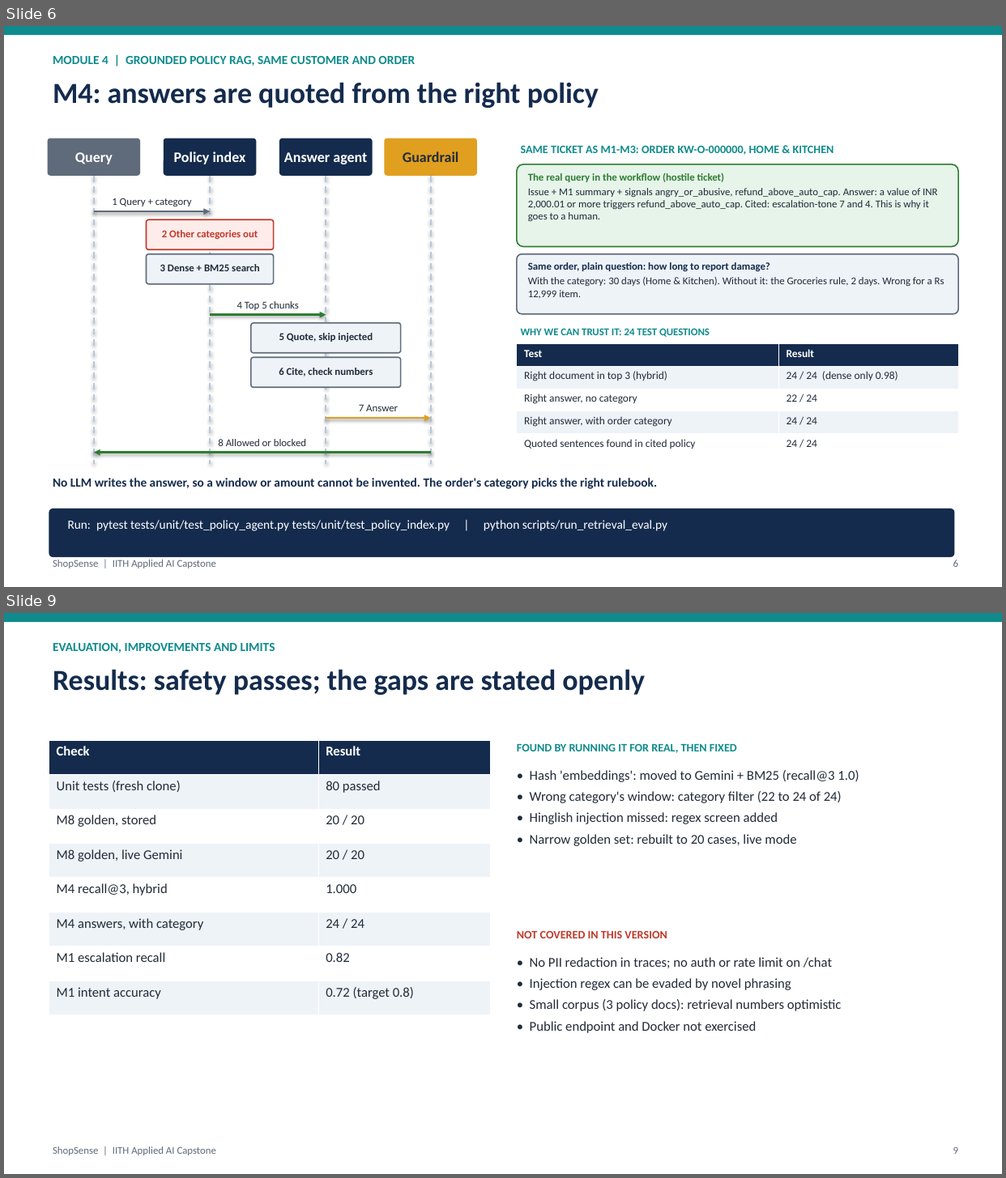
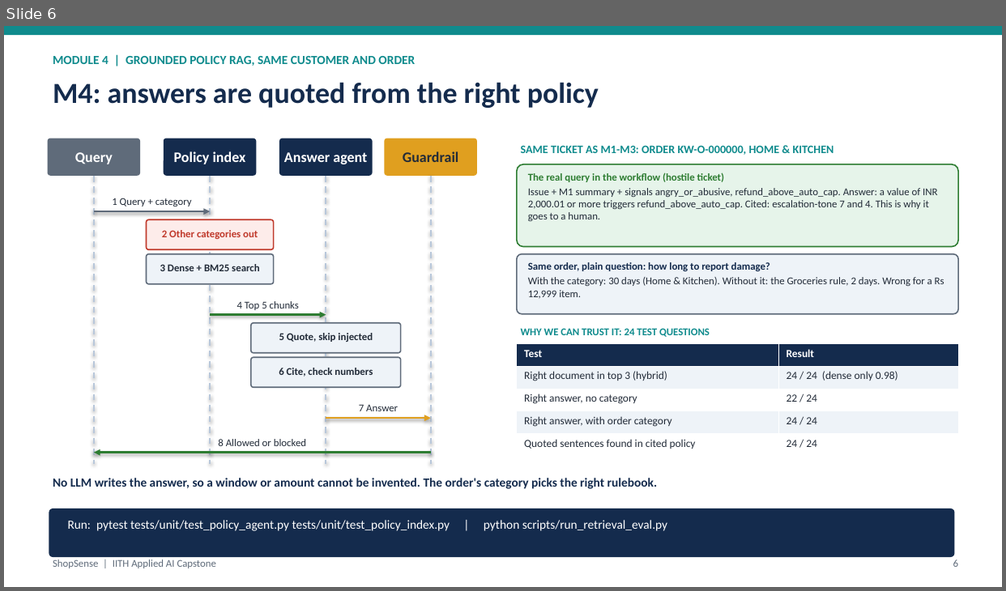
Before and after one commit to abhraj786/iith-ai-capstone-shopsense, a slide deck: docs/deck/iith-ai-capstone-shopsense.pptx. Shown one above the other, each under a label of ours: slides 6 and 9 before the commit, slide 6 after it; the slides between them are not shown. The pictures are 1006x1178 and 1006x591 pixels, drawn with LibreOffice and Linux fonts; fonts in the diff are those of the drawing. Boxes give left, top, right and bottom in pixels: in the first picture for what was removed or moved away, otherwise in the second. Text is boxed around its words. In the diff, an @@ line names an element or a change of style, - is before the commit and + after.

Commit message:
Deck: dedicated M6 slide, merge results and demo; document CAPSTONE_TOOL_TRANSPORT

```diff
--- a/docs/deck/iith-ai-capstone-shopsense.pptx
+++ b/docs/deck/iith-ai-capstone-shopsense.pptx
@@ slide 9 removed at box(4, 613, 1002, 1174), background #FFFFFF @@
@@ rectangle removed at box(4, 613, 1002, 622) @@
@@ text removed at box(53, 643, 275, 653) @@
-EVALUATION, IMPROVEMENTS AND LIMITS
@@ text removed at box(53, 669, 645, 695) @@
-Results: safety passes; the gaps are stated openly
@@ table removed at box(49, 740, 491, 1016), 8 rows, 2 columns @@
-Check | Result
-Unit tests (fresh clone) | 80 passed
-M8 golden, stored | 20 / 20
-M8 golden, live Gemini | 20 / 20
-M4 recall@3, hybrid | 1.000
-M4 answers, with category | 24 / 24
-M1 escalation recall | 0.82
-M1 intent accuracy | 0.72 (target 0.8)
@@ text removed at box(517, 743, 737, 753) @@
-FOUND BY RUNNING IT FOR REAL, THEN FIXED
@@ text removed at box(530, 770, 859, 846) @@
-• Hash 'embeddings': moved to Gemini + BM25 (recall@3 1.0)
-• Wrong category's window: category filter (22 to 24 of 24)
-• Hinglish injection missed: regex screen added
-• Narrow golden set: rebuilt to 20 cases, live mode
@@ text removed at box(517, 931, 667, 939) @@
-NOT COVERED IN THIS VERSION
@@ text removed at box(530, 957, 841, 1033) @@
-• No PII redaction in traces; no auth or rate limit on /chat
-• Injection regex can be evaded by novel phrasing
-• Small corpus (3 policy docs): retrieval numbers optimistic
-• Public endpoint and Docker not exercised
@@ text removed at box(53, 1147, 216, 1156) @@
-ShopSense | IITH Applied AI Capstone
@@ text removed at box(953, 1148, 958, 1154) @@
-9
```
Also in this commit, not shown: 3 slides changed, 1 slide added, 3 other files.
